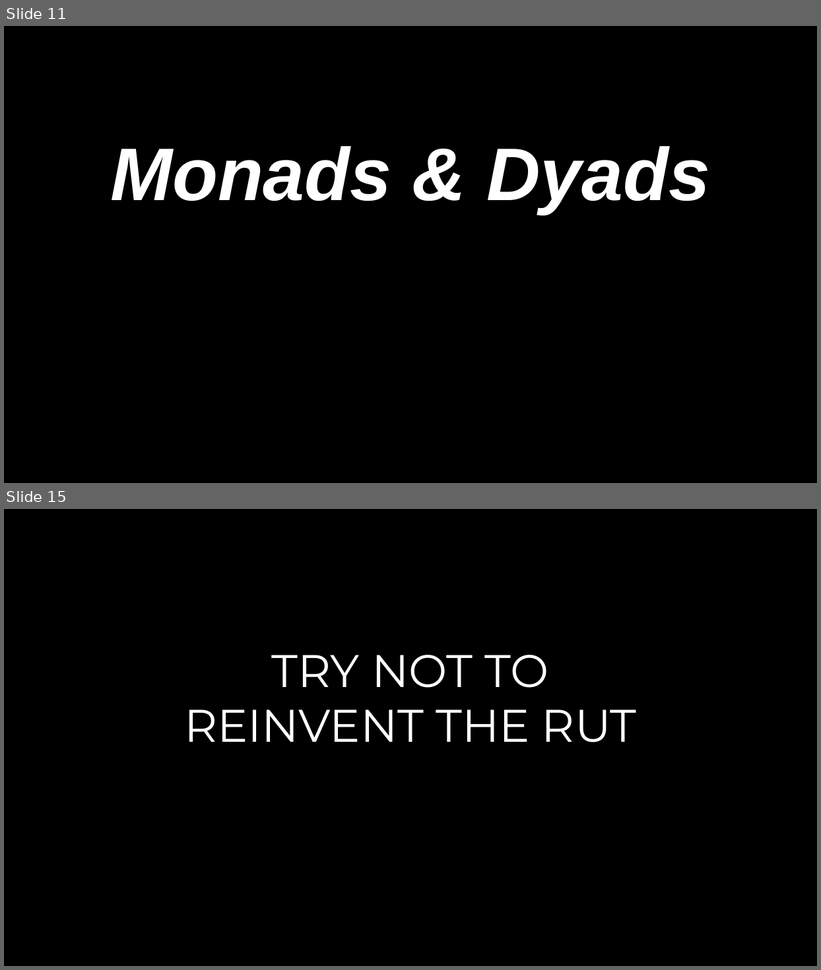
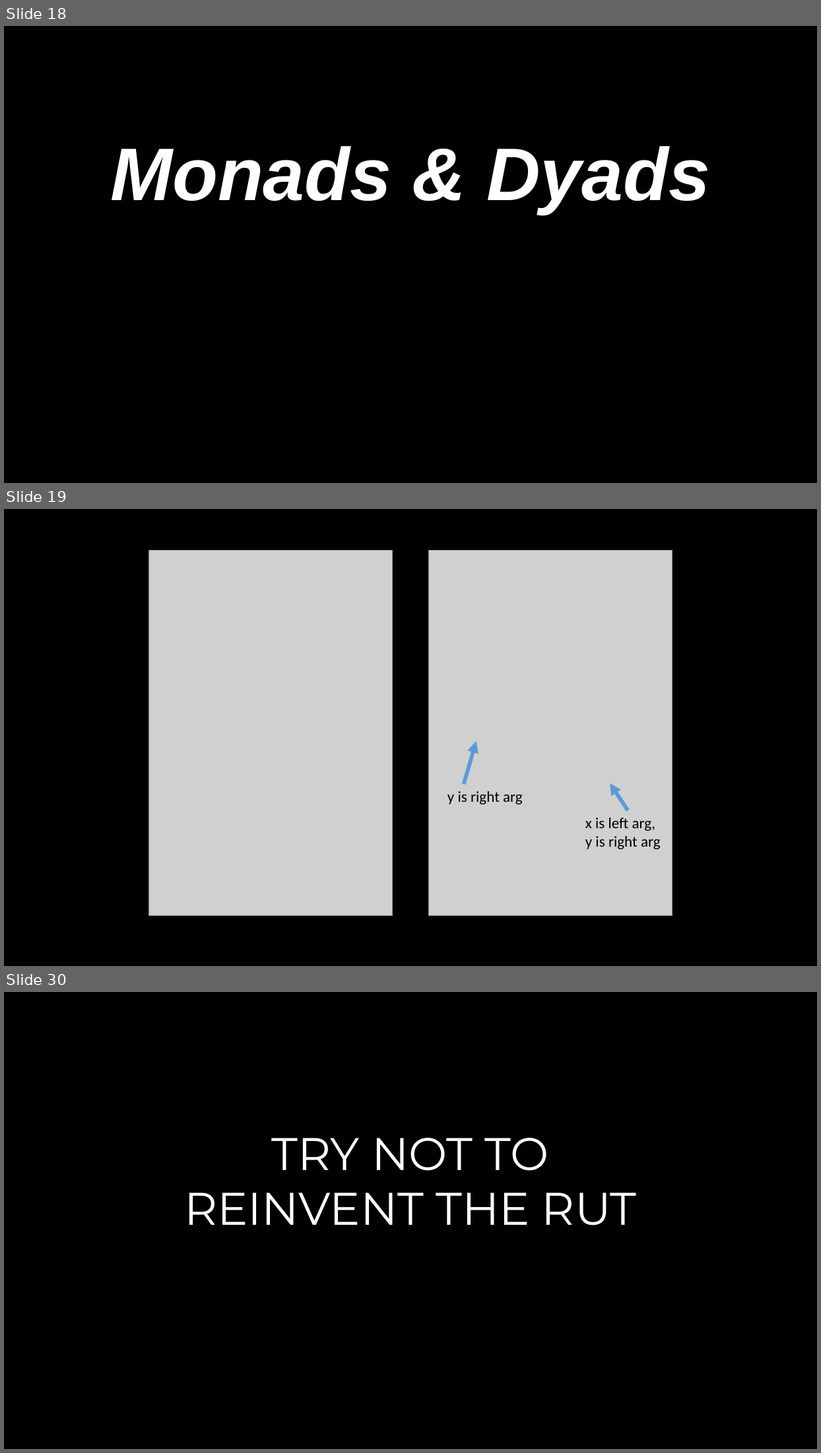
Before and after one commit to joshuaeckroth/zigzag, a slide deck: slides/zigzag.pptx. Shown one above the other, each under a label of ours: slides 11 and 15 before the commit, slides 18, 19 and 30 after it; the slides between them are not shown. The pictures are 821x970 and 821x1453 pixels, drawn with LibreOffice and Linux fonts; fonts in the diff are those of the drawing; grey boxes stand for pictures. Boxes give left, top, right and bottom in pixels: in the first picture for what was removed or moved away, otherwise in the second. Text is boxed around its words. In the diff, an @@ line names an element or a change of style, - is before the commit and + after.

```diff
--- a/slides/zigzag.pptx
+++ b/slides/zigzag.pptx
@@ slide 19 added at (4, 509, 817, 966), background #000000 @@
@@ picture added at (149, 551, 393, 916) @@
@@ picture added at (429, 551, 673, 916) @@
@@ arrow added from (464, 784) to (476, 741), #5B9BD5 4.5 pt @@
@@ arrow added from (628, 811) to (611, 784), #5B9BD5 4.5 pt @@
@@ text added at (448, 791, 523, 805), 18 pt, text #000000 @@
+y is right arg
@@ text added at (585, 818, 661, 850), 18 pt, text #000000 @@
+x is left arg,
+y is right arg
@@ what was slide 11 is now slide 18 @@
@@ what was slide 15 is now slide 30 @@
```
Also in this commit, not shown: 2 slides changed, 32 other slides added, 3 slides removed.
